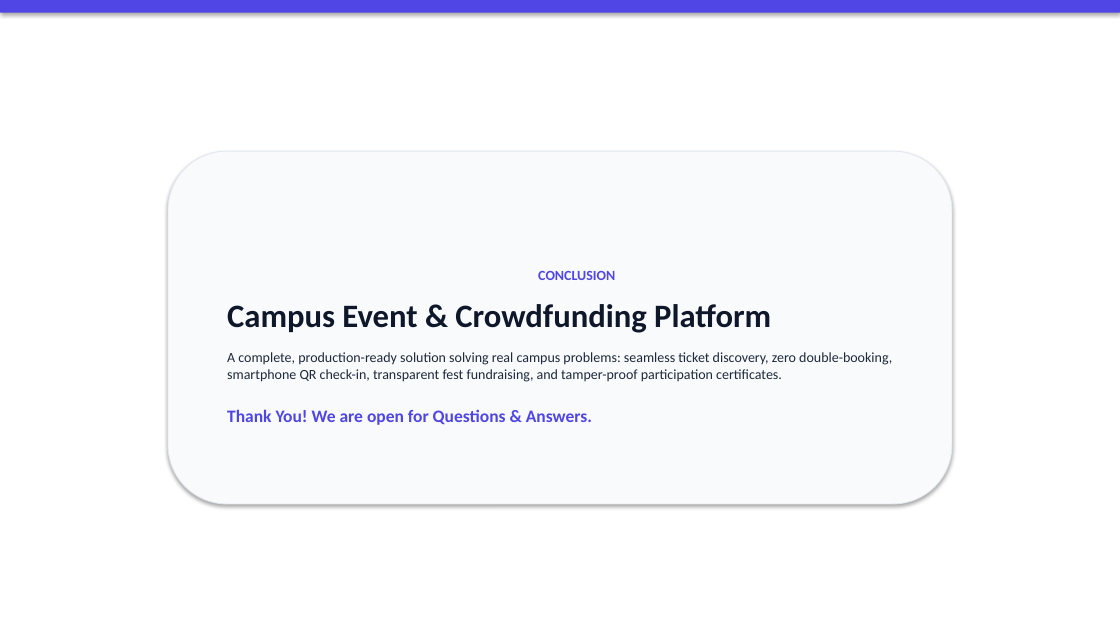
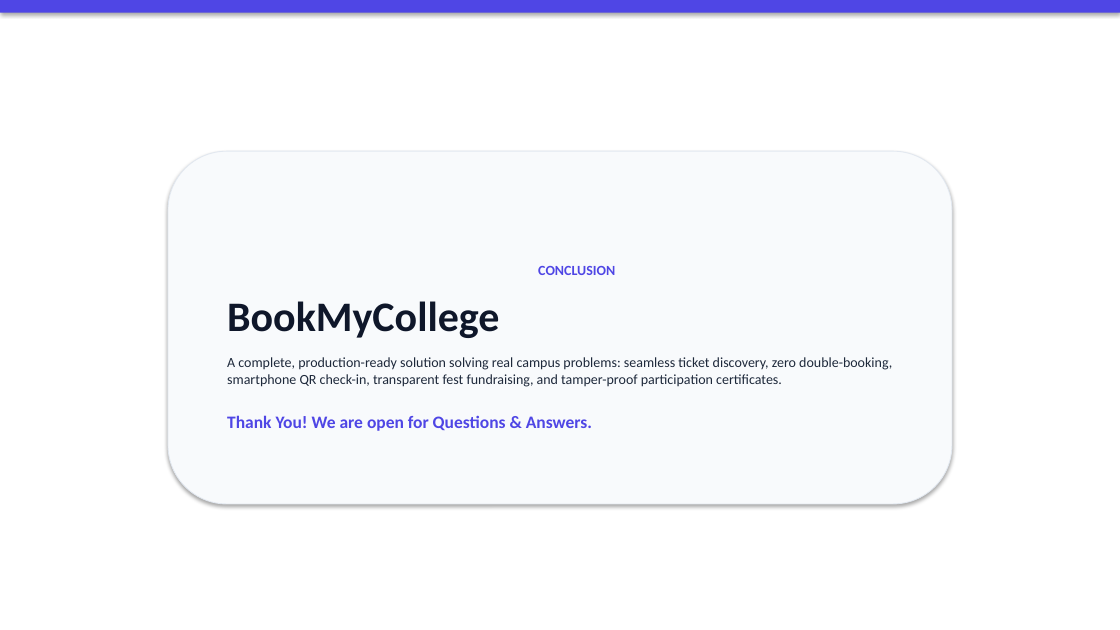
Before and after one commit to HarshitSingh-1/ITW, a slide deck: slide 12 of CAMPUS_EVENT_PLATFORM_PRESENTATION.pptx. Drawn at 1120x630 pixels with LibreOffice and Linux fonts; fonts in the diff are those of the drawing. Boxes give left, top, right and bottom in pixels: in the first picture for what was removed or moved away, otherwise in the second. Text is boxed around its words. In the diff, an @@ line names an element or a change of style, - is before the commit and + after.

Commit message:
branding: prominently integrate BookMyCollege across PowerPoint deck and viva guides

```diff
--- a/CAMPUS_EVENT_PLATFORM_PRESENTATION.pptx
+++ b/CAMPUS_EVENT_PLATFORM_PRESENTATION.pptx
@@ text in rounded rectangle at (227, 301, 499, 338): text changed; size 28 to 36 pt @@
-Campus Event & Crowdfunding Platform
+BookMyCollege
```
Also in this commit, not shown: 11 other slides changed, 3 other files.
